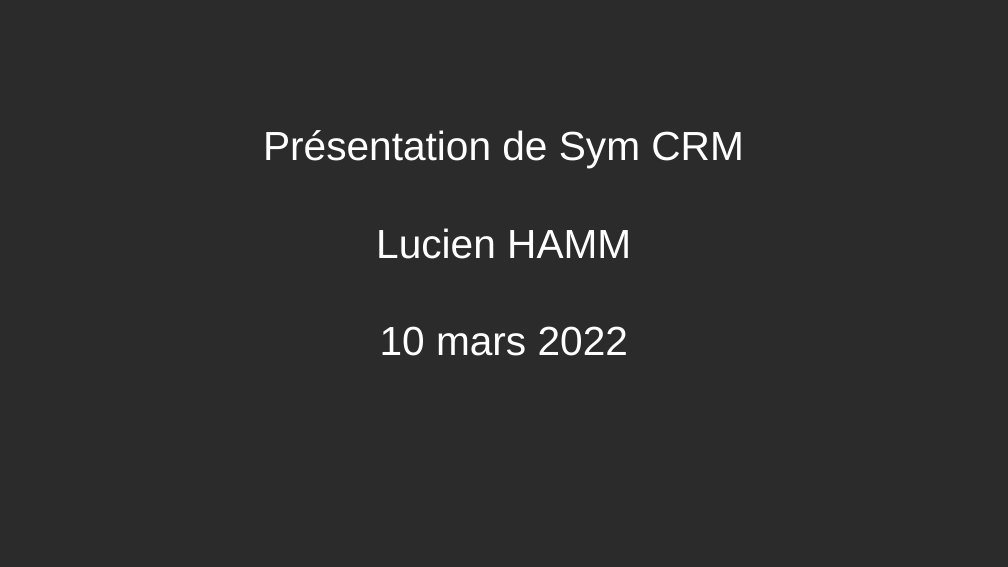
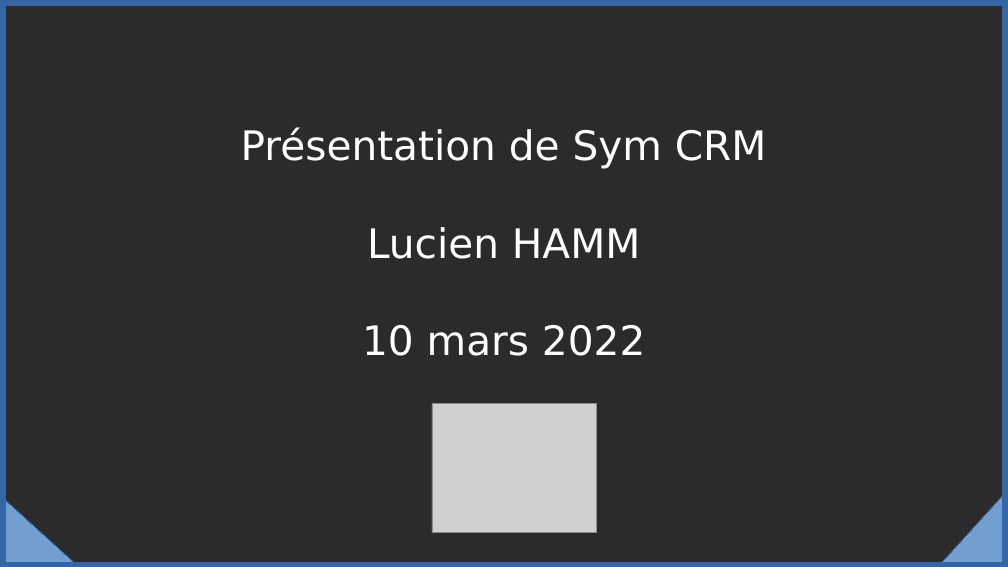
Before and after one commit to Lukam90/Sym-CRM, a slide deck: slide 1 of document/Presentation-Sym-CRM-LH.odp. Drawn at 1008x567 pixels with LibreOffice and Linux fonts; fonts in the diff are those of the drawing; grey boxes stand for pictures; background and template pictures are left out; a plain dark background stands for a picture behind light text. Boxes give left, top, right and bottom in pixels: in the first picture for what was removed or moved away, otherwise in the second. Text is boxed around its words. In the diff, an @@ line names an element or a change of style, - is before the commit and + after.

```diff
--- a/document/Presentation-Sym-CRM-LH.odp
+++ b/document/Presentation-Sym-CRM-LH.odp
@@ rectangle added at [0,0,1008,567], outline #3465A4 10.01 pt @@
@@ subtitle "Présentation de Sym CRM" at [241,127,767,356]: font Arial to DejaVu Sans @@
@@ picture added at [432,403,596,533] @@
@@ right triangle added at [0,495,80,567], fill #729FCF, outline #3465A4 0 pt @@
@@ right triangle added at [937,489,1008,567], fill #729FCF, outline #3465A4 0 pt @@
```
Also in this commit, not shown: 9 other slides changed, 6 slides removed, 2 other files.
